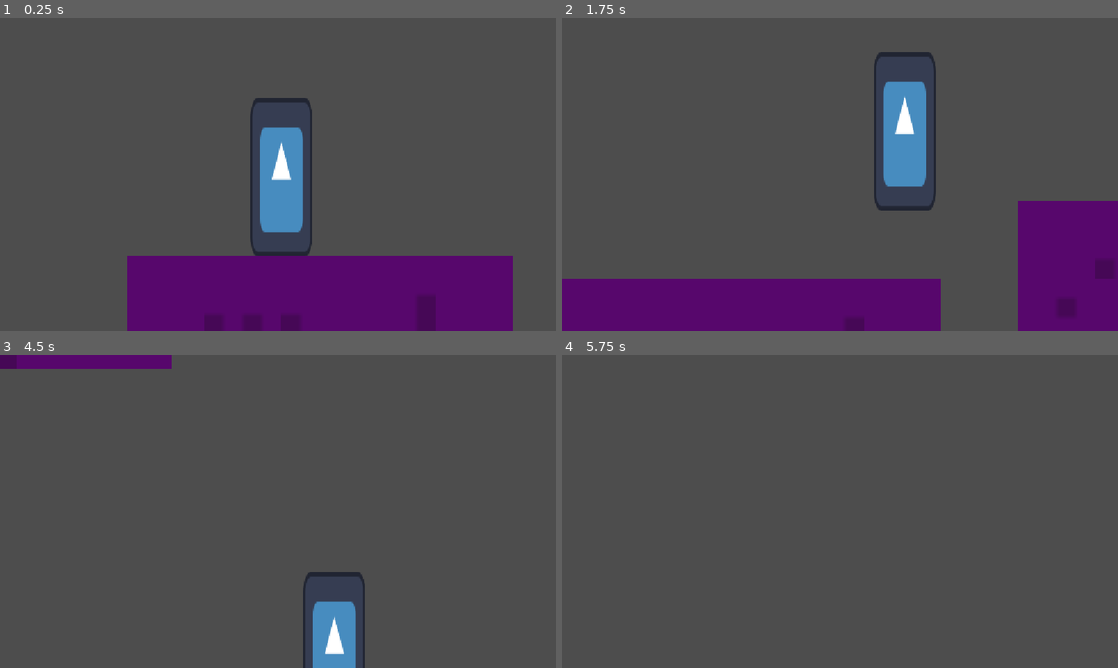
Above: before the commit, frames 1-4 (two rows, left to right).
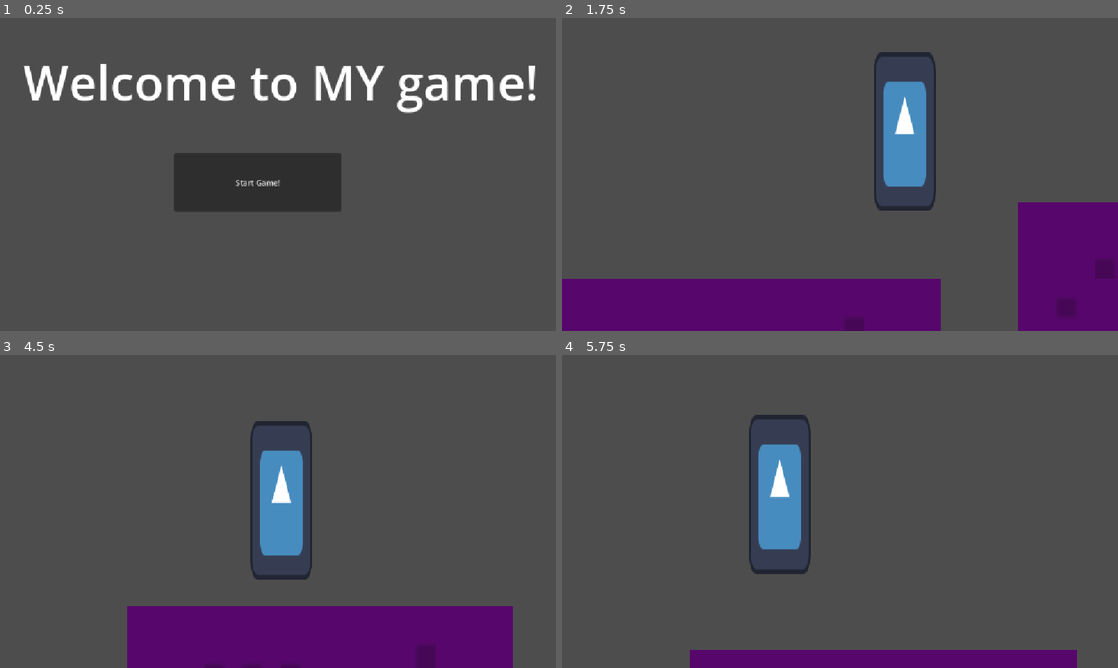
Above: after the commit, the same moments.

Repository: hippogriff101/jas-gam
Game: Godot game, scene res://scenes/titles.tscn
The game is run twice, just before and just after one commit, with the same random seed, the same clock (stepped at 60 frames per second) and the same inputs. Before the commit the project starts from res://scenes/main.tscn. The engine's default icon, where the game draws it, is replaced by a stand-in: a white triangle on a blue panel in a dark square.
Inputs (mouse positions are in pixels of both pictures, inside the frame that each line leads up to):
- Up to frame 1 (0.25 s): no input
- Up to frame 2 (1.75 s): click (817, 183) at 0.5 s, where only the run after the commit has a clickable "Start Game!"; hold D (right) from 1.28 s (still down); tap Space (jump) at 1.52 s
- Up to frame 3 (4.5 s): tap Space (jump) at 2.27, 3.77 s; release D (right) at 2.78 s; hold A (left) 2.78-3.53 s; hold D (right) from 3.53 s (still down)
- Up to frame 4 (5.75 s): tap Space (jump) at 4.52, 5.27 s; release D (right) at 5.03 s; hold A (left) from 5.03 s (still down)

The runs differ from the first frame. In frame 1, 28% of the frame differs, in the area x 4-97%, y 14-100%; in frame 2, less than 0.1%; in frame 3, 19%; in frame 4, 7.3%.

Commit message:
killing the player is fun :evil:

Diff:
--- a/project.godot
+++ b/project.godot
@@ -11,7 +11,7 @@
 [application]
 
 config/name="haven-jumpstart-num"
-run/main_scene="uid://bgsk7ay05qerb"
+run/main_scene="uid://bqcae6hu1508a"
 config/features=PackedStringArray("4.7", "Forward Plus")
 config/icon="res://icon.svg"
 
--- a/scenes/main.tscn
+++ b/scenes/main.tscn
@@ -1,13 +1,26 @@
-[gd_scene format=4 uid="uid://bgsk7ay05qerb"]
+[gd_scene format=4 uid="uid://cvsag27ic8pma"]
 
 [ext_resource type="Script" uid="uid://nxfb4h55y3ev" path="res://scripts/player.gd" id="1_1bvp3"]
 [ext_resource type="Texture2D" uid="uid://d0tdhoikylt4a" path="res://icon.svg" id="1_h2yge"]
 [ext_resource type="Texture2D" uid="uid://cgwjvkitv7y0q" path="res://assets/ladder.png" id="3_1bvp3"]
 [ext_resource type="Texture2D" uid="uid://cesaf1coart6o" path="res://assets/better-custom-flooe.png" id="3_h2yge"]
 [ext_resource type="Script" uid="uid://ditq5ho43u4gv" path="res://scripts/ladder.gd" id="4_ladder"]
+[ext_resource type="Script" uid="uid://b3eu4x3sm3rwy" path="res://scripts/death_zone.gd" id="6_7mycd"]
 
 [sub_resource type="RectangleShape2D" id="RectangleShape2D_g4v7s"]
 size = Vector2(127, 328)
+
+[sub_resource type="RectangleShape2D" id="RectangleShape2D_yf5fn"]
+size = Vector2(321, 322)
+
+[sub_resource type="RectangleShape2D" id="RectangleShape2D_d0u6y"]
+size = Vector2(32.500008, 208.50003)
+
+[sub_resource type="RectangleShape2D" id="RectangleShape2D_57qmd"]
+size = Vector2(329, 1924)
+
+[sub_resource type="RectangleShape2D" id="RectangleShape2D_3gngh"]
+size = Vector2(322, 482)
 
 [sub_resource type="TileSetAtlasSource" id="TileSetAtlasSource_lquwl"]
 texture = ExtResource("3_1bvp3")
@@ -549,19 +562,10 @@
 
 [sub_resource type="TileSet" id="TileSet_g4v7s"]
 physics_layer_0/collision_layer = 1
-sources/0 = SubResource("TileSetAtlasSource_7mycd")
-
-[sub_resource type="RectangleShape2D" id="RectangleShape2D_yf5fn"]
-size = Vector2(321, 322)
-
-[sub_resource type="RectangleShape2D" id="RectangleShape2D_d0u6y"]
-size = Vector2(32.500008, 208.50003)
-
-[sub_resource type="RectangleShape2D" id="RectangleShape2D_57qmd"]
-size = Vector2(329, 1924)
-
-[sub_resource type="RectangleShape2D" id="RectangleShape2D_3gngh"]
-size = Vector2(322, 482)
+sources/0 = SubResource("TileSetAtlasSource_272bh")
+
+[sub_resource type="RectangleShape2D" id="RectangleShape2D_fcnqv"]
+size = Vector2(11115, 998)
 
 [node name="Node" type="Node" unique_id=1087481539]
 
@@ -582,42 +586,53 @@
 position_smoothing_enabled = true
 position_smoothing_speed = 6.0
 
-[node name="TileMapLayer" type="TileMapLayer" parent="." unique_id=29037564]
+[node name="Ladders" type="Node" parent="." unique_id=1574073937]
+
+[node name="Area2D4" type="Area2D" parent="Ladders" unique_id=489945232 groups=["ladder"]]
+script = ExtResource("4_ladder")
+
+[node name="CollisionShape2D" type="CollisionShape2D" parent="Ladders/Area2D4" unique_id=1118120186]
+position = Vector2(1438, 1)
+shape = SubResource("RectangleShape2D_yf5fn")
+
+[node name="Area2D2" type="Area2D" parent="Ladders" unique_id=1281746692 groups=["ladder"]]
+scale = Vector2(10, 10)
+script = ExtResource("4_ladder")
+
+[node name="CollisionShape2D" type="CollisionShape2D" parent="Ladders/Area2D2" unique_id=560434898]
+position = Vector2(-15.749996, -231.84999)
+scale = Vector2(0.99999976, 0.99999976)
+shape = SubResource("RectangleShape2D_d0u6y")
+
+[node name="Area2D" type="Area2D" parent="Ladders" unique_id=1505340203 groups=["ladder"]]
+script = ExtResource("4_ladder")
+
+[node name="CollisionShape2D" type="CollisionShape2D" parent="Ladders/Area2D" unique_id=857172785]
+position = Vector2(3523.5, -321)
+shape = SubResource("RectangleShape2D_57qmd")
+
+[node name="Area2D3" type="Area2D" parent="Ladders" unique_id=1909251798 groups=["ladder"]]
+script = ExtResource("4_ladder")
+
+[node name="CollisionShape2D" type="CollisionShape2D" parent="Ladders/Area2D3" unique_id=195214022]
+position = Vector2(800, -1518)
+shape = SubResource("RectangleShape2D_3gngh")
+
+[node name="Maps" type="Node" parent="." unique_id=1062304809]
+
+[node name="TileMapLayer" type="TileMapLayer" parent="Maps" unique_id=29037564]
 scale = Vector2(10, 10)
 tile_map_data = PackedByteArray("AAD//wIAAQABAAAAAAAAAAIAAQACAAAAAAABAAIAAQADAAAAAAACAAIAAQAEAAAAAAD+/wIAAQAAAAAAAAD+/w …(3472 unchanged characters)…
 tile_set = SubResource("TileSet_yf5fn")
 
-[node name="TileMapLayer2" type="TileMapLayer" parent="." unique_id=168900680]
+[node name="TileMapLayer2" type="TileMapLayer" parent="Maps" unique_id=168900680]
 scale = Vector2(10, 10)
 tile_map_data = PackedByteArray("AAAIAP//AAAAAAAAAAAIAAAAAAAAAAEAAAAJAP//AAABAAAAAAAJAAAAAAABAAEAAAAVAAIAAAAAAAAAAAAVAA …(880 unchanged characters)…
 tile_set = SubResource("TileSet_g4v7s")
 
-[node name="Area2D4" type="Area2D" parent="." unique_id=489945232 groups=["ladder"]]
-script = ExtResource("4_ladder")
-
-[node name="CollisionShape2D" type="CollisionShape2D" parent="Area2D4" unique_id=1118120186]
-position = Vector2(1438, 1)
-shape = SubResource("RectangleShape2D_yf5fn")
-
-[node name="Area2D2" type="Area2D" parent="." unique_id=1281746692 groups=["ladder"]]
-scale = Vector2(10, 10)
-script = ExtResource("4_ladder")
-
-[node name="CollisionShape2D" type="CollisionShape2D" parent="Area2D2" unique_id=560434898]
-position = Vector2(-15.749996, -231.84999)
-scale = Vector2(0.99999976, 0.99999976)
-shape = SubResource("RectangleShape2D_d0u6y")
-
-[node name="Area2D" type="Area2D" parent="." unique_id=1505340203 groups=["ladder"]]
-script = ExtResource("4_ladder")
-
-[node name="CollisionShape2D" type="CollisionShape2D" parent="Area2D" unique_id=857172785]
-position = Vector2(3523.5, -321)
-shape = SubResource("RectangleShape2D_57qmd")
-
-[node name="Area2D3" type="Area2D" parent="." unique_id=1909251798 groups=["ladder"]]
-script = ExtResource("4_ladder")
-
-[node name="CollisionShape2D" type="CollisionShape2D" parent="Area2D3" unique_id=195214022]
-position = Vector2(800, -1518)
-shape = SubResource("RectangleShape2D_3gngh")
+[node name="DeathZone" type="Area2D" parent="." unique_id=1625714680]
+script = ExtResource("6_7mycd")
+
+[node name="CollisionShape2D" type="CollisionShape2D" parent="DeathZone" unique_id=1959708552]
+position = Vector2(3024.5, 1769)
+shape = SubResource("RectangleShape2D_fcnqv")
--- /dev/null
+++ b/scenes/titles.gd
@@ -0,0 +1,9 @@
+extends Node
+
+@onready var my_button: Button = $Button
+
+func _ready() -> void:
+	my_button.pressed.connect(_on_button_pressed)
+
+func _on_button_pressed() -> void:
+	get_tree().change_scene_to_file("res://scenes/main.tscn")
--- /dev/null
+++ b/scenes/titles.tscn
@@ -0,0 +1,27 @@
+[gd_scene format=3 uid="uid://bqcae6hu1508a"]
+
+[ext_resource type="Script" uid="uid://vt5tp5sfekpx" path="res://scenes/titles.gd" id="1_7kpeh"]
+
+[sub_resource type="LabelSettings" id="LabelSettings_yf5fn"]
+font_size = 100
+
+[node name="Node" type="Node" unique_id=2064402429]
+script = ExtResource("1_7kpeh")
+
+[node name="Camera2D" type="Camera2D" parent="." unique_id=2079724385]
+position = Vector2(583, 331)
+
+[node name="Label" type="Label" parent="." unique_id=1794618844]
+offset_left = 55.0
+offset_top = 71.0
+offset_right = 1123.0
+offset_bottom = 209.0
+text = "Welcome to MY game!"
+label_settings = SubResource("LabelSettings_yf5fn")
+
+[node name="Button" type="Button" parent="." unique_id=963652719]
+offset_left = 368.0
+offset_top = 287.0
+offset_right = 714.0
+offset_bottom = 408.0
+text = "Start Game!"
--- /dev/null
+++ b/scripts/death_zone.gd
@@ -0,0 +1,8 @@
+extends Area2D
+
+func _ready() -> void:
+	body_entered.connect(_on_body_entered)
+
+func _on_body_entered(body: Node2D) -> void:
+	if body is CharacterBody2D:
+		get_tree().reload_current_scene()
Not shown: 2 places in scenes/main.tscn that only renumber resources
Not shown, added: scenes/titles.gd.uid
Not shown, added: scripts/death_zone.gd.uid
